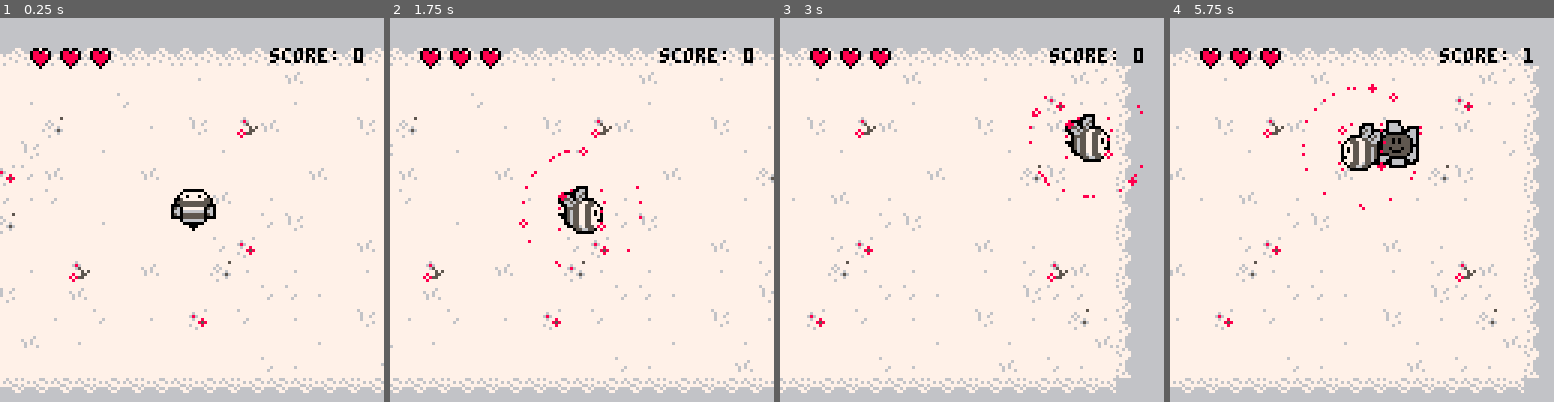
Above: before the commit, frames 1-4 (left to right).
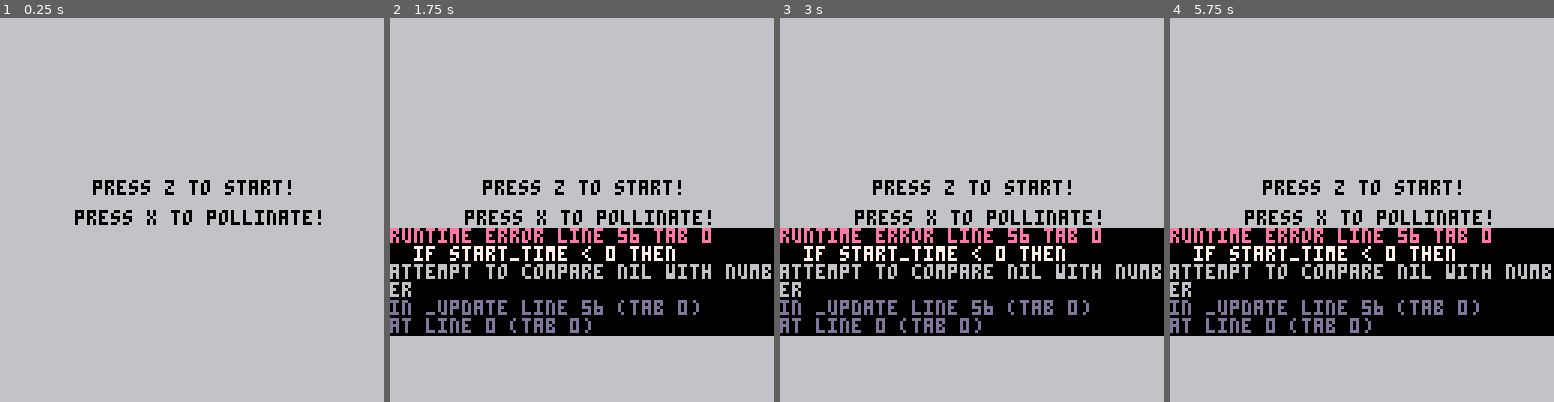
Above: after the commit, the same moments.

Repository: MariaHodor/Pico8-game
Game: PICO-8 cartridge joc_albina.p8
The game is run twice, just before and just after one commit, with the same random seed, the same clock (stepped at 60 frames per second) and the same inputs.
Inputs:
- Up to frame 1 (0.25 s): no input
- Up to frame 2 (1.75 s): tap X (X key) at 0.33, 1.07 s; tap O (Z key) at 0.7, 1.7 s; hold Right from 1.6 s (still down)
- Up to frame 3 (3 s): tap X (X key) at 1.85, 2.97 s; release Right at 2.1 s; tap O (Z key) at 2.1, 2.5, 2.9 s; hold Up 2.15-2.42 s; hold Right from 2.47 s (still down)
- Up to frame 4 (5.75 s): release Right at 3.03 s; hold Left 3.08-3.58 s; tap O (Z key) every 0.4 s from 3.3 to 5.7 s; hold Down 3.63-3.97 s; hold Right 4.02-4.68 s; tap X (X key) at 4.08, 5.2 s; hold Up 4.73-5.03 s; hold Left 5.08-5.68 s; hold Down from 5.73 s (still down)

The runs differ from the first frame. In frame 1, 85% of the frame differs, in the area x 0-100%, y 7-98%; in frame 2, 85%; in frame 3, 79%; in frame 4, 81%.
Error after the commit: runtime error line 56 tab 0; if start_time < 0 then; attempt to compare nil with number

Commit message:
screen shaker, beggining and end screen, explanations

Diff:
--- a/joc_albina.p8
+++ b/joc_albina.p8
@@ -6,10 +6,14 @@
 x_g = 0
 y_g = 0
 hp = 3
+cam_x=0
+cam_y=0
 score = 0
 end_time = 0
 set_time = true
 death_time = -1
+game_started = false
+collision = -1
 function _init()
 	t,f,s=0,1,7
 	sp_lr={33,35}
@@ -26,8 +30,8 @@
 	t= (t+1)%s
 	if (t==0) f=f%#sp_lr+1
 
-	if hp==0 then
-	return
+	if hp==0 then --stop game--
+	return --forced exit--
 	end
 
 	if(btn(⬆️) and y >= 8) then
@@ -59,19 +63,38 @@
 	sfx(00)
 	collide_e()
 	end
+
+	if (btn(🅾️)) then
+		game_started=true
+	end
 end
 
 function _draw()
-	cls(14)
+	cls(6)
+
+	if game_started==false then
+		print("press z to start!", 31, 54, 0)
+		print("press x to pollinate!", 25, 64, 0)
+		return
+	end
 
 	if death_time > 0 and time() > death_time then
-		stop("game over!", 48, 64)
+		stop("game over!", 48, 64, 0)
 	end
 
 	current_time = time()
 
 	camera_follow()
-	collide_h()
+
+	if collide_h() then
+		collision = time()+1
+	end
+
+	if current_time <= collision then
+		doshake()
+	else
+		collision = -1
+	end
 
 	palt(0,false)
 	palt(11, true)
@@ -83,6 +106,7 @@
 	enemy_ai()
 
 	if hp==0 then
+	--set death time for player--
 	if set_time then
 		death_time = time() + 2
 		set_time=false
@@ -90,7 +114,7 @@
 	spr(sp_d,x,y,2,2,false,false)
 	return
 	end
-
+	--generating enemies--
 	if current_time%5==0 then
 		create_enemy()
 	end
@@ -111,42 +135,19 @@
 	end
 end
 
---function _innit
-
---function _pollinisation
---when the character stayes long enough whthin the reach
---of a flower
---it is a timed action
-
---function _gain points
---points are gained through pollinisation
-
---function _damage
---damage is received by colliding into enemies
-
---function _items
---random flowers that need to be pollinisation
---need to appear ranadomly in order to be able
---to receive points
-
---function _fly
---the character needs to move around the map
---in all directions
-
---function _speed
--- setting up the speed
---it can also be increased when collecting special items
-
---function _background
---setting the background
---it should also shake when the character receives damage
-
---function _death
---it the player receives damage 3 times the game is over
-
---function _update
-
---function _draw
+function doshake()
+ local shakex=16-rnd(40)
+ local shakey=16-rnd(40)
+ local shake=1
+
+ while shake > 0 do
+ 	shakex*=shake
+ 	shakey*=shake
+
+ 	camera(cam_x+shakex,cam_y+shakey)
+		shake=shake*0.9
+	end
+end
 -->8
 function animate_g()
 	start_time = start_time+1
@@ -220,15 +221,20 @@
 
 function collide_h()
 	for v in all(enemies_table) do
+	--check if in proximity--
 		if abs(x+2 - v[2]) <= 10 then
 		if abs(y+2 - v[3]) <= 10 then
+
+		--if pollinased--
 		if v[4] == false then
 		hp=hp-1
 		del(enemies_table, v)
-		end
-		end
-		end
-	end
+		return true
+		end
+		end
+		end
+	end
+	return false
 end
 
 function collide_e()
